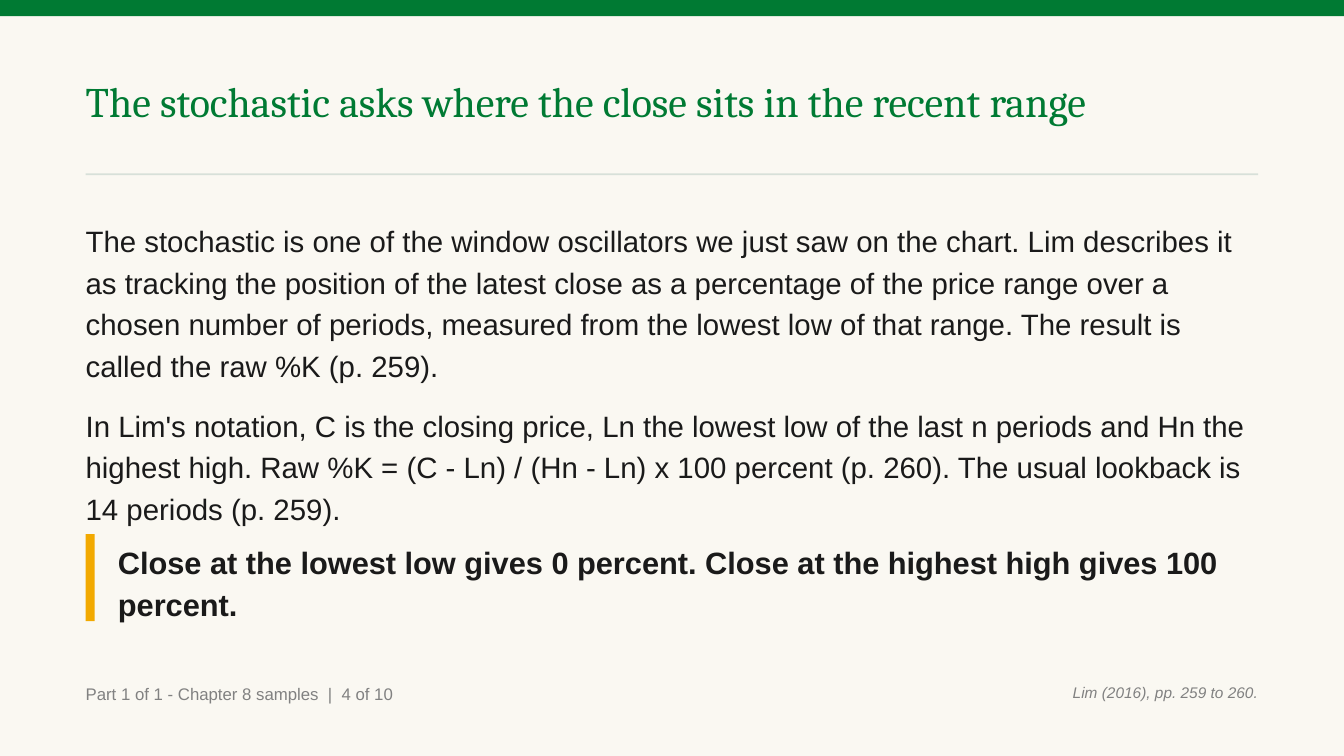
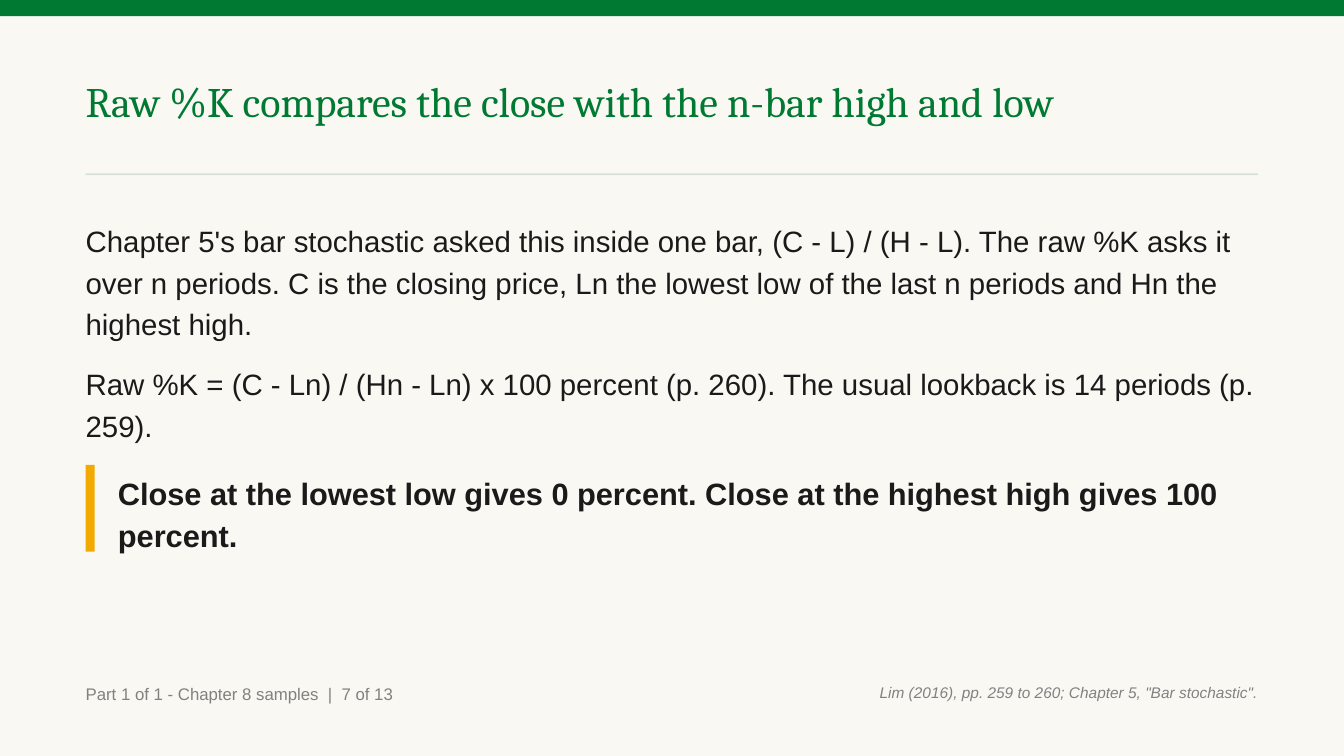
Before and after one commit to benjiesotelo-sudo/Telos_FIN1209, a slide deck: slide 9 of chapter-08/FIN1209-Chapter-08.pptx (slide 6 before the commit). Drawn at 1344x756 pixels with LibreOffice and Linux fonts; fonts in the diff are those of the drawing. Boxes give left, top, right and bottom in pixels: in the first picture for what was removed or moved away, otherwise in the second. Text is boxed around its words. In the diff, an @@ line names an element or a change of style, - is before the commit and + after.

Commit message:
Chapter 8 samples: fresh-read fixes (14 bars drawn, marks on the bar, reference slides, plain wording, one answer typeface)

```diff
--- a/chapter-08/FIN1209-Chapter-08.pptx
+++ b/chapter-08/FIN1209-Chapter-08.pptx
@@ text at [86,87,1054,127]: text changed @@
-The stochastic asks where the close sits in the recent range
+Raw %K compares the close with the n-bar high and low
@@ text at [86,230,1253,443]: text changed @@
-The stochastic is one of the window oscillators we just saw on the chart. Lim describes it as tracking the position of the latest close as a percentage of the price range over a chosen number of periods, measured from the lowest low of that range. The result is called the raw %K (p. 259).
-In Lim's notation, C is the closing price, Ln the lowest low of the last n periods and Hn the highest high. Raw %K = (C - Ln) / (Hn - Ln) x 100 percent (p. 260). The usual lookback is 14 periods (p. 259).
+Chapter 5's bar stochastic asked this inside one bar, (C - L) / (H - L). The raw %K asks it over n periods. C is the closing price, Ln the lowest low of the last n periods and Hn the highest high.
+Raw %K = (C - Ln) / (Hn - Ln) x 100 percent (p. 260). The usual lookback is 14 periods (p. 259).
@@ rectangle: place and size @@
-rectangle at [86,534,95,621]
+rectangle at [86,465,95,552]
@@ text "Close at the lowest low ...": place and size @@
-text "Close at the lowest low ..." at [118,551,1217,622]
+text "Close at the lowest low ..." at [118,482,1217,553]
@@ text at [86,688,393,704]: text changed @@
-Part 1 of 1 - Chapter 8 samples | 4 of 10
+Part 1 of 1 - Chapter 8 samples | 7 of 13
@@ text at [880,687,1257,701]: text changed @@
-Lim (2016), pp. 259 to 260.
+Lim (2016), pp. 259 to 260; Chapter 5, "Bar stochastic".
```
Also in this commit, not shown: 13 other slides changed, 3 slides added, 4 other files.
